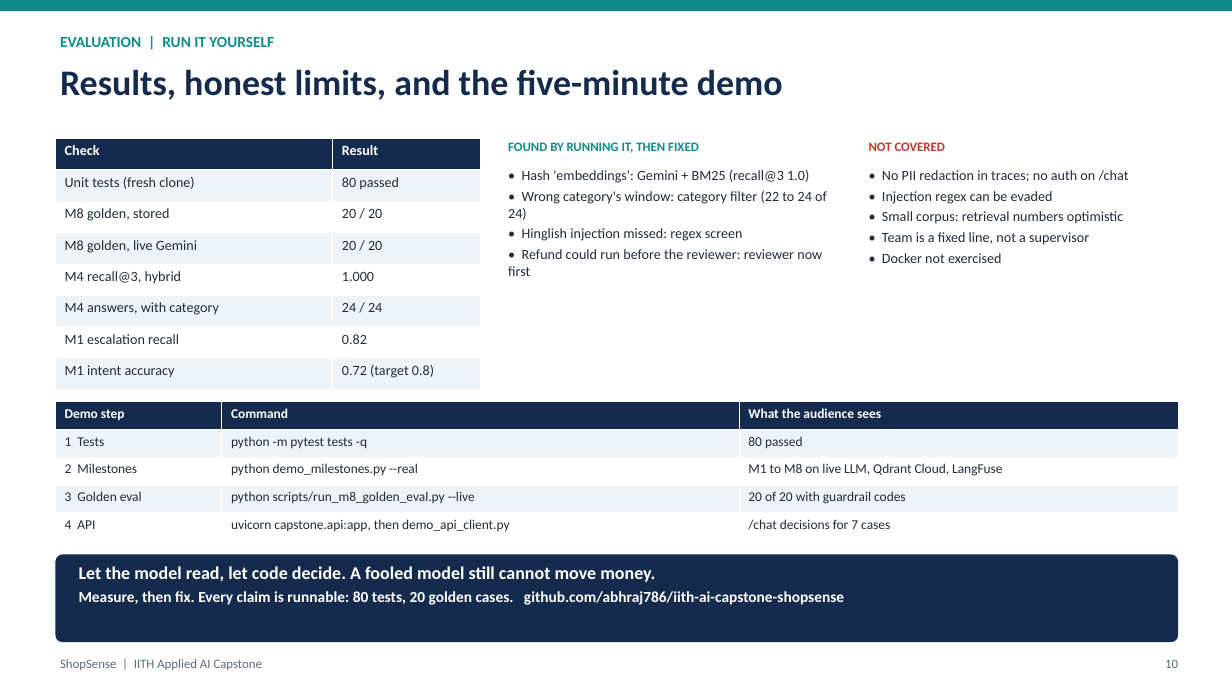
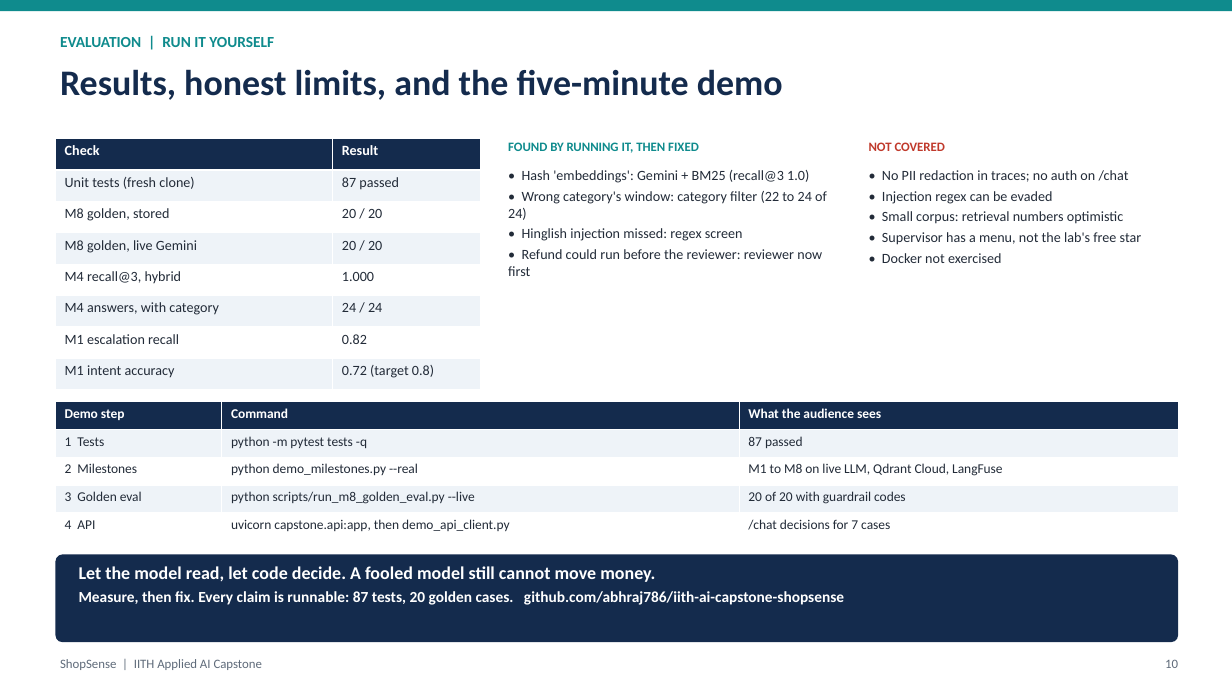
Before and after one commit to abhraj786/iith-ai-capstone-shopsense, a slide deck: slide 10 of docs/deck/iith-ai-capstone-shopsense.pptx. Drawn at 1232x693 pixels with LibreOffice and Linux fonts; fonts in the diff are those of the drawing. Boxes give left, top, right and bottom in pixels: in the first picture for what was removed or moved away, otherwise in the second. Text is boxed around its words. In the diff, an @@ line names an element or a change of style, - is before the commit and + after.

Commit message:
M6: LLM supervisor with code-clamped routes, capped revision loop, tests, docs and deck

```diff
--- a/docs/deck/iith-ai-capstone-shopsense.pptx
+++ b/docs/deck/iith-ai-capstone-shopsense.pptx
@@ table at box(55, 139, 481, 390) @@
-row 2, column 2: 80 passed
+row 2, column 2: 87 passed
@@ text at box(882, 232, 1142, 245): text changed @@
-• Team is a fixed line, not a supervisor
+• Supervisor has a menu, not the lab's free star
@@ table at box(55, 402, 1178, 541) @@
-row 2, column 3: 80 passed
+row 2, column 3: 87 passed
@@ text at box(79, 591, 844, 605): text changed @@
-Measure, then fix. Every claim is runnable: 80 tests, 20 golden cases. github.com/abhraj786/iith-ai-capstone-shopsense
+Measure, then fix. Every claim is runnable: 87 tests, 20 golden cases. github.com/abhraj786/iith-ai-capstone-shopsense
```
Also in this commit, not shown: 1 other slide changed, 8 other files.
